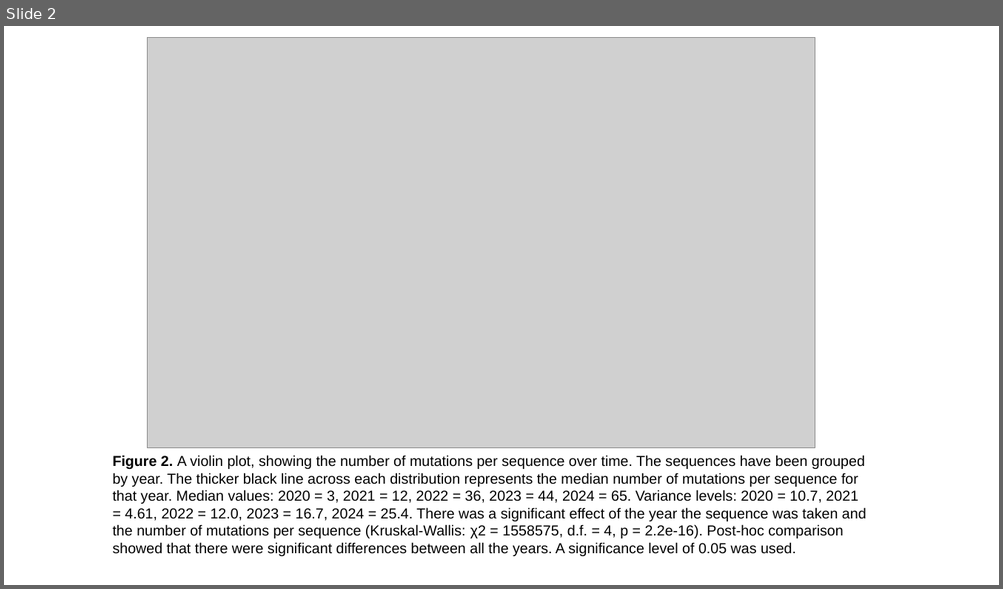
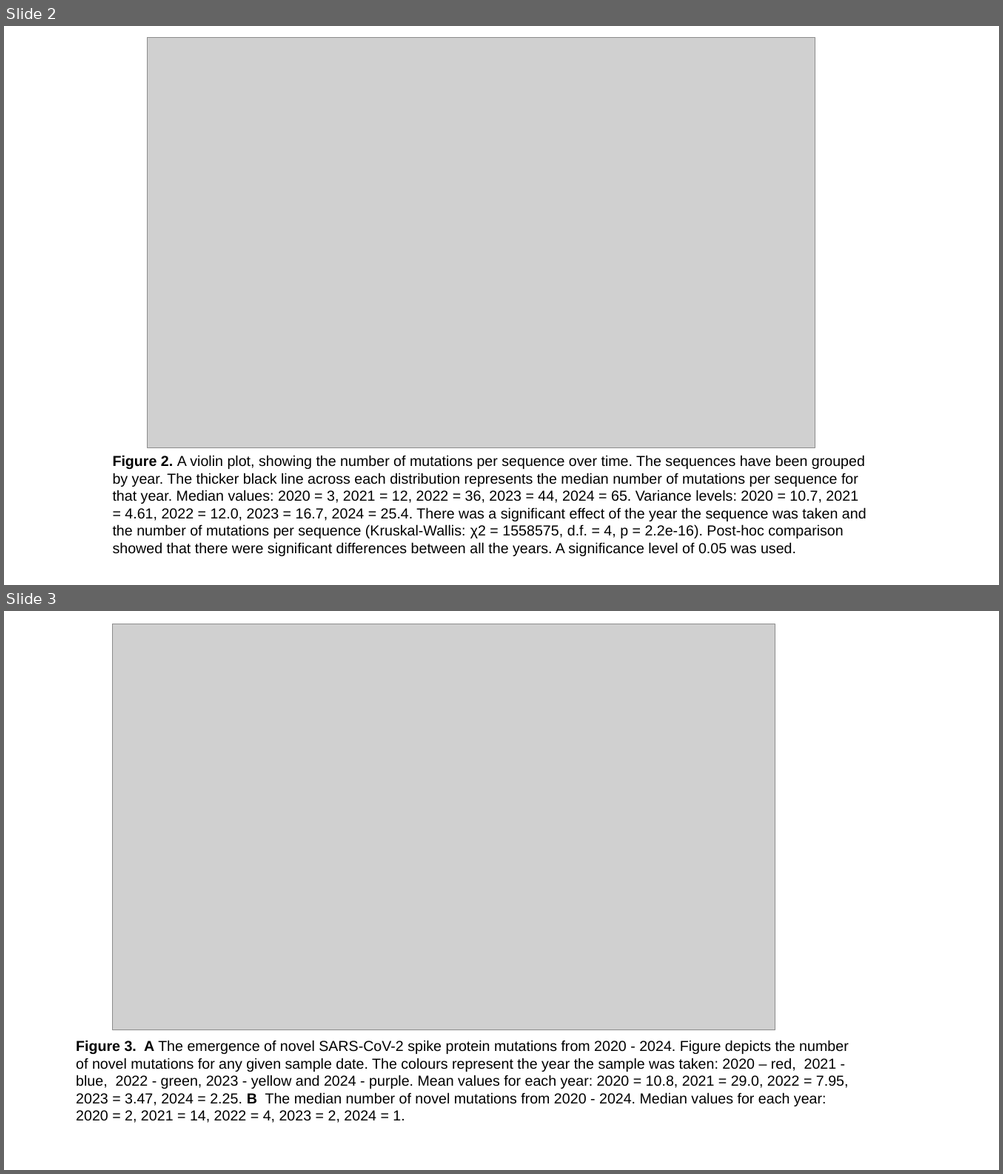
Before and after one commit to sha524/Spike_protein, a slide deck: Plots and Figures/Real plots and figures/Completed figures with captions.pptx. Shown one above the other, each under a label of ours: slide 2 before the commit, slides 2 and 3 after it. The pictures are 1003x589 and 1003x1174 pixels, drawn with LibreOffice and Linux fonts; fonts in the diff are those of the drawing; grey boxes stand for pictures. Boxes give left, top, right and bottom in pixels: in the first picture for what was removed or moved away, otherwise in the second. Text is boxed around its words. In the diff, an @@ line names an element or a change of style, - is before the commit and + after.

Commit message:
Figure 3

```diff
--- a/Plots and Figures/Real plots and figures/Completed figures with captions.pptx
+++ b/Plots and Figures/Real plots and figures/Completed figures with captions.pptx
@@ slide 3 added at [4, 611, 999, 1170], background #FFFFFF @@
@@ picture added at [112, 624, 775, 1031] @@
@@ text added at [76, 1040, 848, 1123], 14 pt, text #000000 @@
+Figure 3. A The emergence of novel SARS-CoV-2 spike protein mutations from 2020 - 2024. Figure depicts the number of novel mutations for any given sample date. The colours represent the year the sample was taken: 2020 – red, 2021 - blue, 2022 - green, 2023 - yellow and 2024 - purple. Mean values for each year: 2020 = 10.8, 2021 = 29.0, 2022 = 7.95, 2023 = 3.47, 2024 = 2.25. B The median number of novel mutations from 2020 - 2024. Median values for each year: 2020 = 2, 2021 = 14, 2022 = 4, 2023 = 2, 2024 = 1.
```
